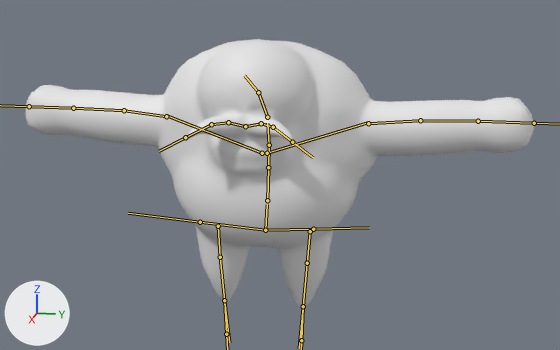
The FBX model LeafBoiProject/Assets/Models/ElderAnimationsfbx.fbx as it was, and as the next commit left it.
Both versions are drawn from a 50 mm lens placed at (14.12, 3.27, 6.39), pointed at (-0.26, 0.4, 2.8). Arrows for +X, +Y and +Z are at lower left; the lights stay in place. The bones that bend it are drawn over the model as lines.

In view in the first picture: 'retopo'.
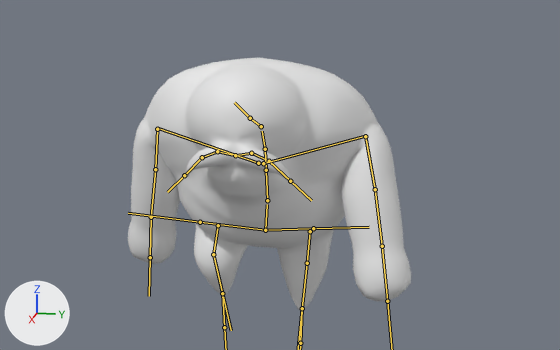
The newer file adds an action. The first version stands in its rest pose; the second is drawn at frame 79 of the action 'metarig|Elder_Walk'.

What differs and where, as boxes [x1, y1, x2, y2] in the pictures (560 x 350 px):
'retopo', posed (44% narrower, 6% shorter)
    before: [25, 39, 535, 309]
    after: [128, 58, 411, 311]
bone 'spine.001', root to tip
    before: (267, 200) to (268, 167)
    after: (267, 200) to (266, 170)
bone 'spine.005', root to tip
    before: (258, 92) to (244, 75)
    after: (250, 118) to (234, 102)
bone 'spine.008', root to tip
    before: (261, 123) to (273, 127)
    after: (251, 153) to (269, 161)
bone 'spine.011', root to tip
    before: (228, 122) to (211, 124)
    after: (217, 151) to (202, 157)
bone 'upper_arm.L', root to tip
    before: (368, 123) to (420, 120)
    after: (365, 136) to (375, 189)
bone 'upper_arm.R', root to tip
    before: (166, 116) to (124, 110)
    after: (157, 129) to (155, 169)
bone 'shin.L', root to tip
    before: (307, 263) to (303, 306)
    after: (307, 263) to (302, 308)
bone 'thigh.R', root to tip
    before: (218, 226) to (220, 257)
    after: (218, 225) to (213, 254)
bone 'shin.R', root to tip
    before: (220, 257) to (224, 300)
    after: (213, 254) to (222, 293)

What the commit changed:
Bone 'spine.001' (bone_spine_001) turns from (0, 0, 0) to (19, 0, 0) degrees about its own x, y and z.
Bone 'spine.005' (bone_spine_005) turns from (0, 0, 0) to (-19, 0, 0) degrees about its own x, y and z.
Bone 'spine.008' (bone_spine_008) turns from (0, 0, 0) to (-24, 11, 41) degrees about its own x, y and z.
Bone 'spine.011' (bone_spine_011) turns from (0, 0, 0) to (23, -11, 40) degrees about its own x, y and z.
Bone 'upper_arm.L' (bone_upper_arm_l) turns from (0, 0, 0) to (34, 6, -81) degrees about its own x, y and z.
Bone 'upper_arm.R' (bone_upper_arm_r) turns from (0, 0, 0) to (5, -12, 81) degrees about its own x, y and z.
Bone 'thigh.L' (bone_thigh_l) turns from (0, 0, 0) to (1, 0, 1) degrees about its own x, y and z.
Bone 'shin.L' (bone_shin_l) turns from (0, 0, 0) to (-8, 0, 0) degrees about its own x, y and z.
Bone 'thigh.R' (bone_thigh_r) turns from (0, 0, 0) to (-36, 5, 13) degrees about its own x, y and z.
Bone 'shin.R' (bone_shin_r) turns from (0, 0, 0) to (52, 1, 0) degrees about its own x, y and z.
